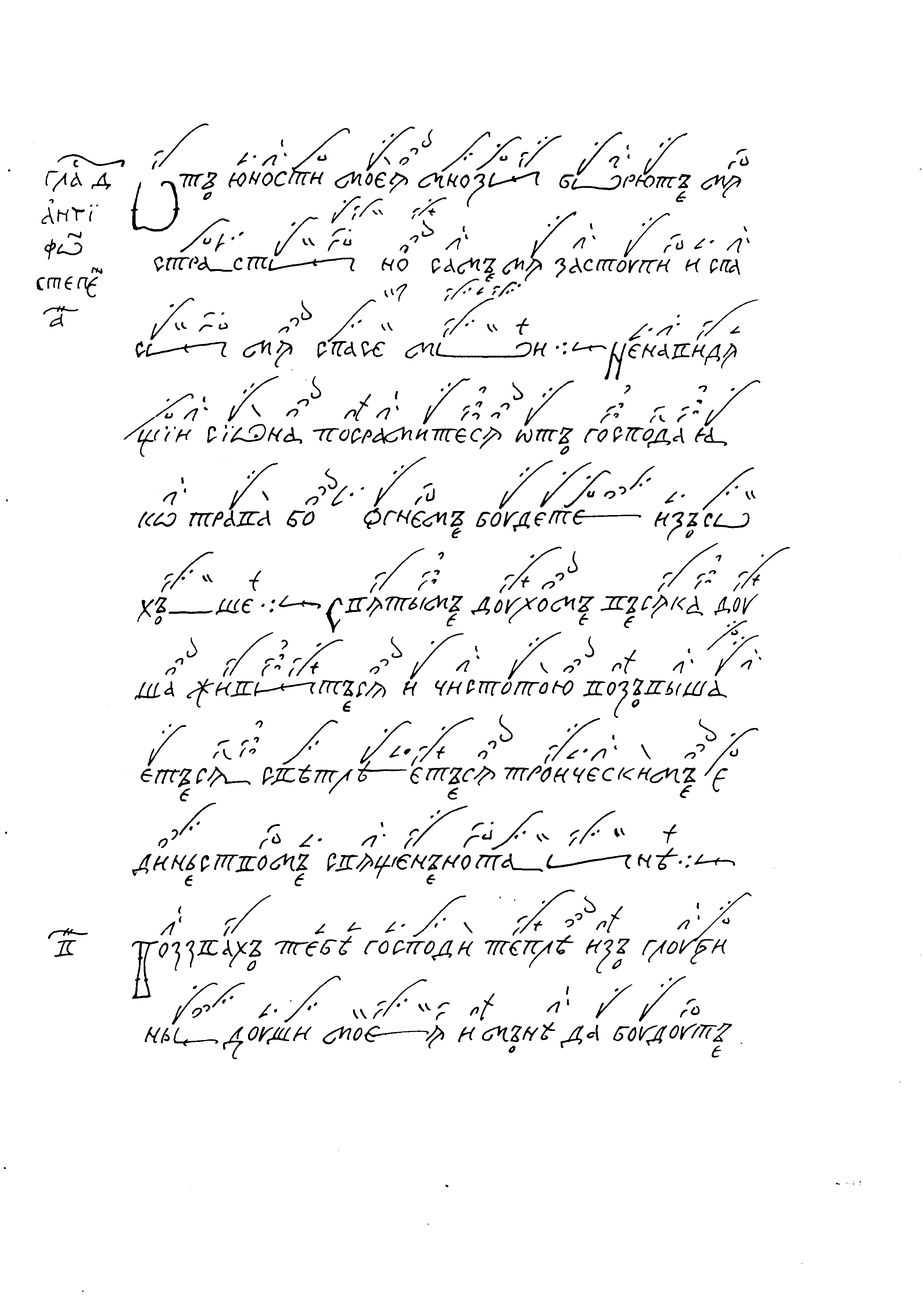
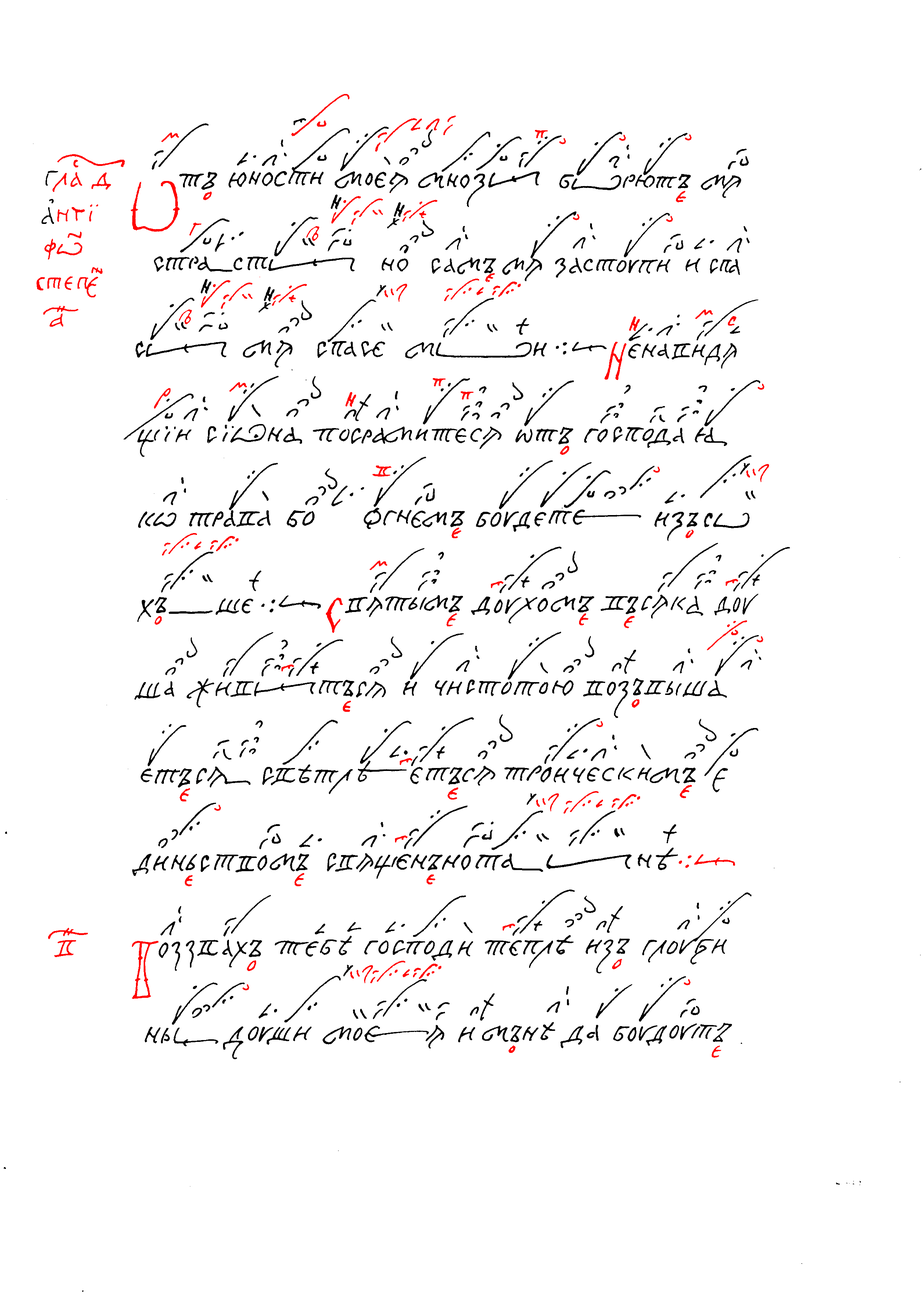
Two versions of the same layered image (923x1304). Layer-by-layer changes:
painted on "Червила" over bbox(36, 94, 769, 1059)
painted on "Чернила" over bbox(6, 118, 754, 1226)
